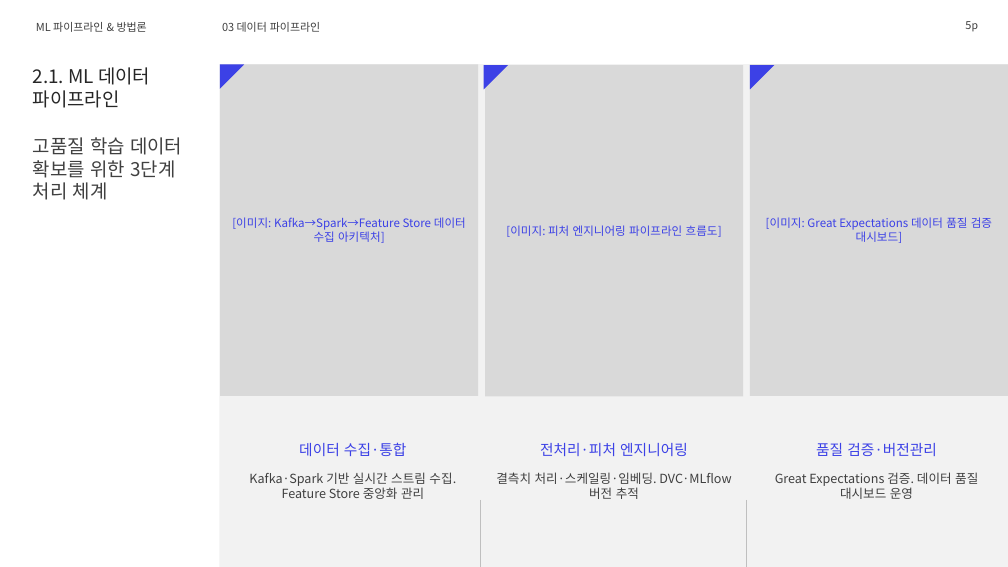
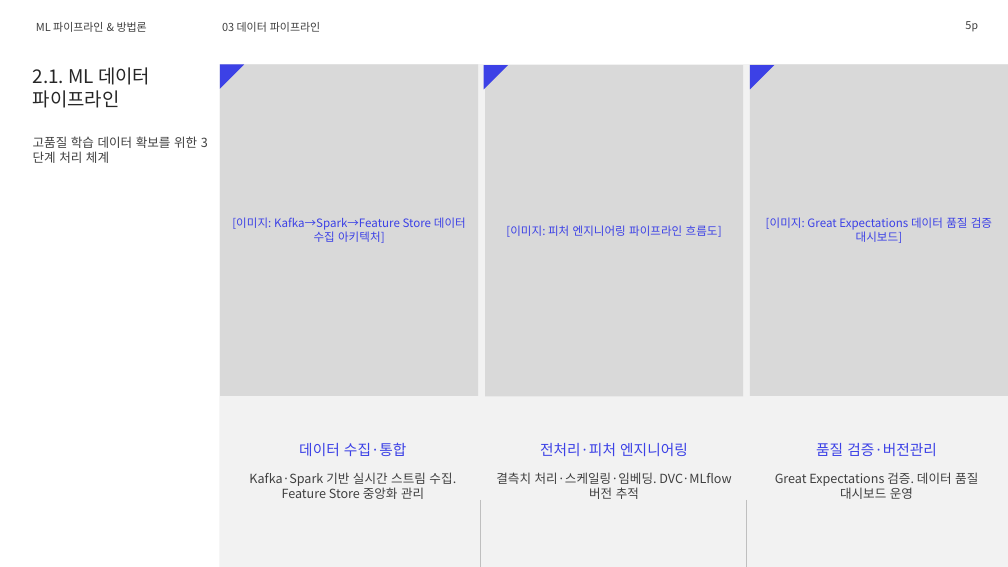
Before and after one commit to lhs6395-hslee/2026-gsn-pptx, a slide deck: slide 5 of result/머신러닝_심층_기술_가이드_재현검증.pptx. Drawn at 1008x567 pixels with LibreOffice and Linux fonts; fonts in the diff are those of the drawing; background and template pictures are left out. Boxes give left, top, right and bottom in pixels: in the first picture for what was removed or moved away, otherwise in the second. Text is boxed around its words. In the diff, an @@ line names an element or a change of style, - is before the commit and + after.

```diff
--- a/result/머신러닝_심층_기술_가이드_재현검증.pptx
+++ b/result/머신러닝_심층_기술_가이드_재현검증.pptx
@@ text "고품질 학습 데이터 확보를 위한 ..." at <box>33,136,197,163</box>: size 18 to 12 pt @@
```
Also in this commit, not shown: 6 other slides changed, 2 other files.
